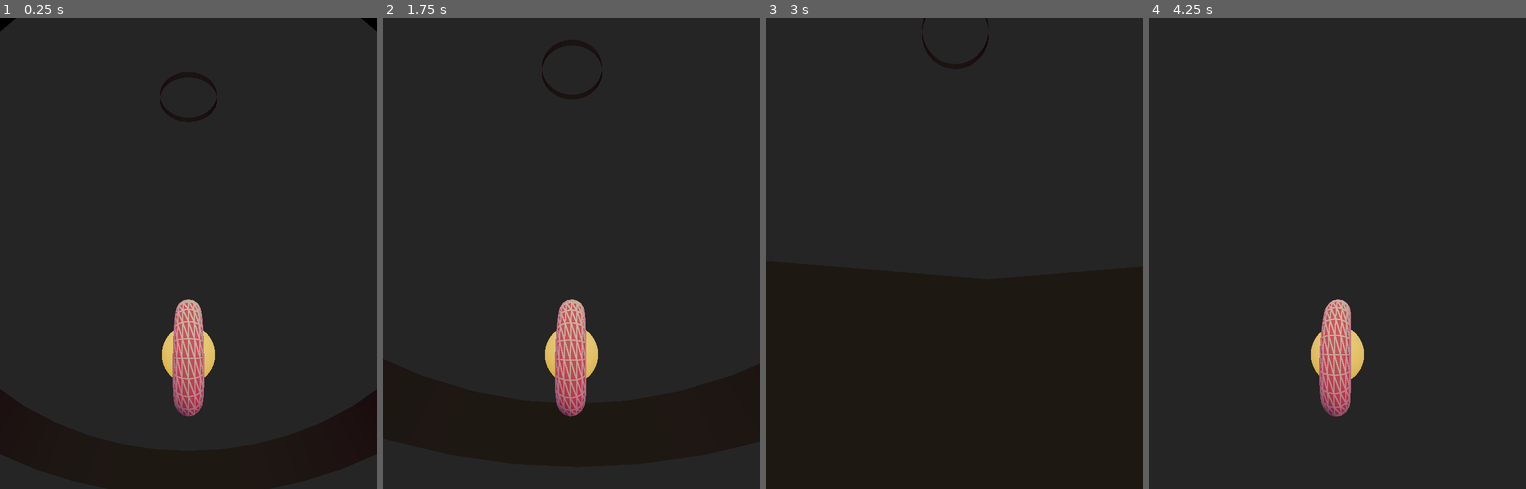
Above: before the commit, frames 1-4 (left to right).
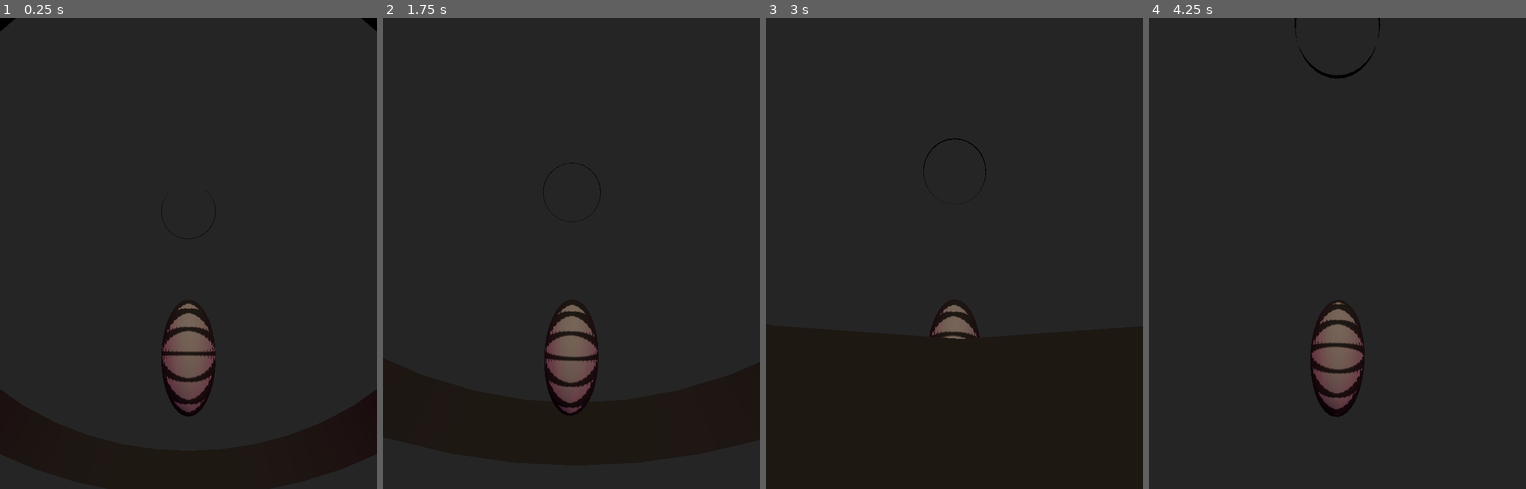
Above: after the commit, the same moments.

Repository: nergnezor/wheel
Game: Godot game, scene res://node_3d.tscn
The game is run twice, just before and just after one commit, with the same random seed, the same clock (stepped at 60 frames per second) and the same inputs.
Inputs (mouse positions are in pixels of both pictures, inside the frame that each line leads up to):
- Up to frame 1 (0.25 s): no input
- Up to frame 2 (1.75 s): move the mouse to (654, 229) at 0.52 s; hold Right (ui_right) 0.53-1.28 s; click (654, 229) at 0.67 s; move the mouse to (496, 277) at 1.27 s; hold Down (ui_down) from 1.28 s (still down)
- Up to frame 3 (3 s): move the mouse to (992, 149) at 2.02 s; release Down (ui_down) at 2.03 s; hold Right (ui_right) 2.03-2.78 s; move the mouse to (935, 347) at 2.77 s; hold Up (ui_up) from 2.78 s (still down); click (935, 347) at 2.92 s
- Up to frame 4 (4.25 s): move the mouse to (1450, 324) at 3.52 s; release Up (ui_up) at 3.53 s; hold Left (ui_left) from 3.53 s (still down)

The runs differ from the first frame. In frame 1, 2.7% of the frame differs, in the area x 42-58%, y 13-85%; in frame 2, 2.7%; in frame 3, 0.5%; in frame 4, 2.8%, in the area x 38-62%, y 0-85%.

Commit message:
brown style

Diff:
--- a/node_3d.tscn
+++ b/node_3d.tscn
@@ -1,9 +1,10 @@
-[gd_scene load_steps=20 format=3 uid="uid://caxqbglkk60r5"]
+[gd_scene load_steps=19 format=3 uid="uid://caxqbglkk60r5"]
 
 [ext_resource type="Script" path="res://pipe.gd" id="1_e0shj"]
 [ext_resource type="Script" path="res://player.gd" id="1_i3lc8"]
 [ext_resource type="Shader" path="res://pipe.gdshader" id="2_i1j5d"]
 [ext_resource type="Script" path="res://camera.gd" id="2_jiad7"]
+[ext_resource type="Shader" path="res://wireframe.gdshader" id="4_vcyoi"]
 
 [sub_resource type="ProceduralSkyMaterial" id="ProceduralSkyMaterial_ea3nv"]
 sky_top_color = Color(1, 0.921569, 0.670588, 1)
@@ -64,57 +65,22 @@
 [sub_resource type="SphereMesh" id="SphereMesh_tm0dr"]
 material = SubResource("StandardMaterial3D_n8p2k")
 
-[sub_resource type="Shader" id="Shader_61uby"]
-code = "shader_type spatial;
-render_mode cull_disabled;
+[sub_resource type="ShaderMaterial" id="ShaderMaterial_iw2qy"]
+render_priority = 0
+shader = ExtResource("4_vcyoi")
+shader_parameter/albedo = Color(1, 1, 1, 1)
+shader_parameter/wire_color = Color(0, 0, 0, 1)
+shader_parameter/wire_width = 4.399
+shader_parameter/wire_smoothness = 0.1
 
-uniform vec4 albedo : source_color = vec4(1.0);
-uniform vec4 wire_color : source_color = vec4(0.0, 0.0, 0.0, 1.0);
-uniform float wire_width : hint_range(0.0, 40.0) = 5.0;
-uniform float wire_smoothness : hint_range(0.0, 0.1) = 0.01;
-
-varying vec3 barys;
-
-void vertex() {
-	int index = VERTEX_ID % 3;
-	switch (index) {
-		case 0:
-			barys = vec3(1.0, 0.0, 0.0);
-			break;
-		case 1:
-			barys = vec3(0.0, 1.0, 0.0);
-			break;
-		case 2:
-			barys = vec3(0.0, 0.0, 1.0);
-			break;
-	}
-}
-
-void fragment() {
-	vec3 deltas = fwidth(barys);
-	vec3 barys_s = smoothstep(deltas * wire_width - wire_smoothness, deltas * wire_width + wire_smoothness, barys);
-	float wires = min(barys_s.x, min(barys_s.y, barys_s.z));
-	ALBEDO = mix(wire_color.rgb, albedo.rgb, wires);
-}"
-
-[sub_resource type="ShaderMaterial" id="ShaderMaterial_a370e"]
-render_priority = 0
-shader = SubResource("Shader_61uby")
-shader_parameter/albedo = Color(1, 0.407843, 0.533333, 1)
-shader_parameter/wire_color = Color(1, 1, 1, 1)
-shader_parameter/wire_width = 1.0
-shader_parameter/wire_smoothness = 0.01
-
-[sub_resource type="TorusMesh" id="TorusMesh_wjap3"]
-material = SubResource("ShaderMaterial_a370e")
-rings = 22
-ring_segments = 16
+[sub_resource type="SphereMesh" id="SphereMesh_hb67h"]
+material = SubResource("ShaderMaterial_iw2qy")
+radius = 1.0
+radial_segments = 17
+rings = 20
 
 [sub_resource type="SphereShape3D" id="SphereShape3D_s0qnu"]
 radius = 1.0
-
-[sub_resource type="SphereShape3D" id="SphereShape3D_qmwln"]
-radius = 0.3
 
 [sub_resource type="Curve3D" id="Curve3D_vtbks"]
 _data = {
@@ -159,21 +125,17 @@
 unique_name_in_owner = true
 transform = Transform3D(1, -1.21652e-31, 0, -1.21652e-31, 1, 0, 0, 0, 1, 0, 0, 0)
 mesh = SubResource("SphereMesh_tm0dr")
-skeleton = NodePath("../orbshape")
+skeleton = NodePath("")
 
 [node name="MeshInstance3D" type="MeshInstance3D" parent="player"]
 transform = Transform3D(-4.37114e-08, -1, 0, 1, -4.37114e-08, 0, -2.64698e-23, -2.64698e-23, 1, 0, 0, 0)
-mesh = SubResource("TorusMesh_wjap3")
+mesh = SubResource("SphereMesh_hb67h")
 skeleton = NodePath("")
 
 [node name="wheel" type="CollisionShape3D" parent="player"]
 unique_name_in_owner = true
 transform = Transform3D(-4.37114e-08, -0.485, 0, 1, -2.12e-08, 0, 0, 0, 1, 0, 0, 0)
 shape = SubResource("SphereShape3D_s0qnu")
-
-[node name="orbshape" type="CollisionShape3D" parent="player"]
-visible = false
-shape = SubResource("SphereShape3D_qmwln")
 
 [node name="camera" type="Camera3D" parent="."]
 transform = Transform3D(-1, 4.51568e-08, -7.48572e-08, 2.98655e-16, 0.856267, 0.516533, 8.74228e-08, 0.516533, -0.856267, 0, 4, -2.99)
@@ -195,7 +157,7 @@
 
 [node name="path" type="PathFollow3D" parent="track_1"]
 unique_name_in_owner = true
-transform = Transform3D(-1, 1.48843e-05, -0.000256017, 1.36424e-12, 0.998306, 0.0580397, 0.000256451, 0.0580397, -0.998306, 0, 0, 0)
+transform = Transform3D(-1, 1.48843e-05, -0.000256017, 9.09495e-13, 0.998306, 0.0580397, 0.000256451, 0.0580397, -0.998306, 0, 0, 0)
 
 [node name="track_2" type="Path3D" parent="."]
 unique_name_in_owner = true
@@ -203,5 +165,5 @@
 curve = SubResource("Curve3D_ruckd")
 
 [node name="path" type="PathFollow3D" parent="track_2"]
-transform = Transform3D(-1, -0.000101765, 1.89926e-05, -8.10022e-05, 0.654925, -0.755683, 6.44644e-05, -0.755683, -0.654925, 0.005, 0, 0)
+transform = Transform3D(1, 0.000321832, 9.53672e-06, -0.000308918, 0.967364, -0.253358, -9.07656e-05, 0.253358, 0.967364, 0.00476074, -17.769, -8.35699)
 progress = 99.6852
--- a/project.godot
+++ b/project.godot
@@ -19,6 +19,7 @@
 
 window/size/viewport_width=1280
 window/size/viewport_height=2160
+window/size/initial_position_type=0
 window/size/borderless=true
 
 [editor_plugins]
